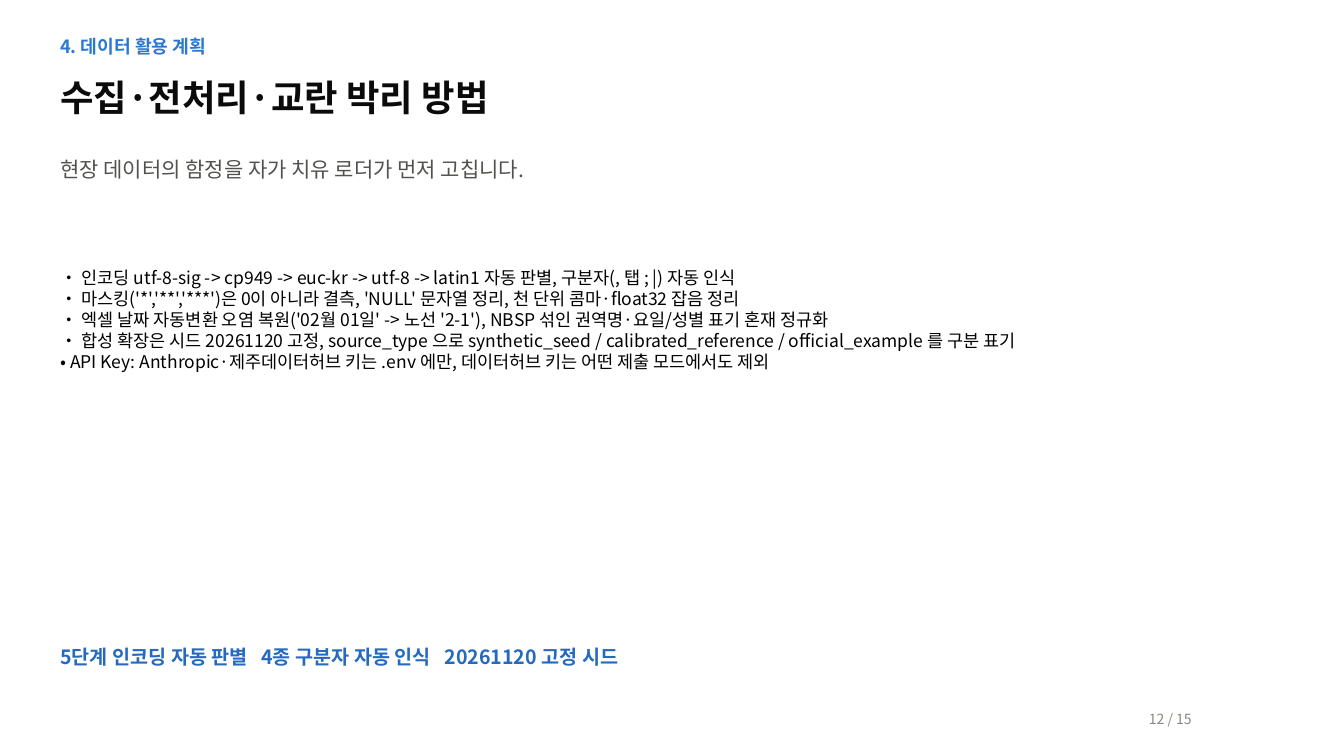
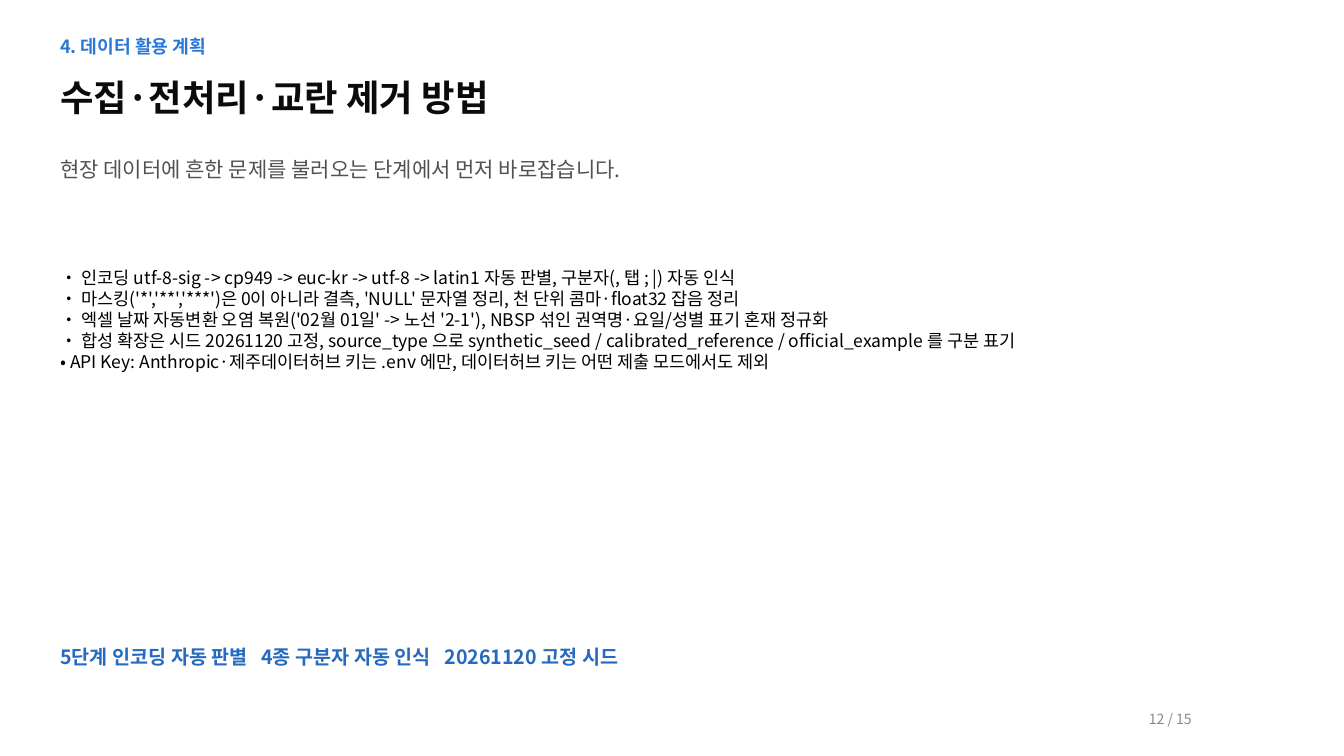
Before and after one commit to ABCDE09876/jeju_ai_challenge, a slide deck: slide 12 of docs/AI_Agent_기획서_15쪽.pptx. Drawn at 1344x756 pixels with LibreOffice and Linux fonts; fonts in the diff are those of the drawing. Boxes give left, top, right and bottom in pixels: in the first picture for what was removed or moved away, otherwise in the second. Text is boxed around its words. In the diff, an @@ line names an element or a change of style, - is before the commit and + after.

```diff
--- a/docs/AI_Agent_기획서_15쪽.pptx
+++ b/docs/AI_Agent_기획서_15쪽.pptx
@@ text at (60, 80, 489, 115): text changed @@
-수집·전처리·교란 박리 방법
+수집·전처리·교란 제거 방법
@@ text at (60, 159, 621, 179): text changed @@
-현장 데이터의 함정을 자가 치유 로더가 먼저 고칩니다.
+현장 데이터에 흔한 문제를 불러오는 단계에서 먼저 바로잡습니다.
```
Also in this commit, not shown: 9 other slides changed, 6 other files.
